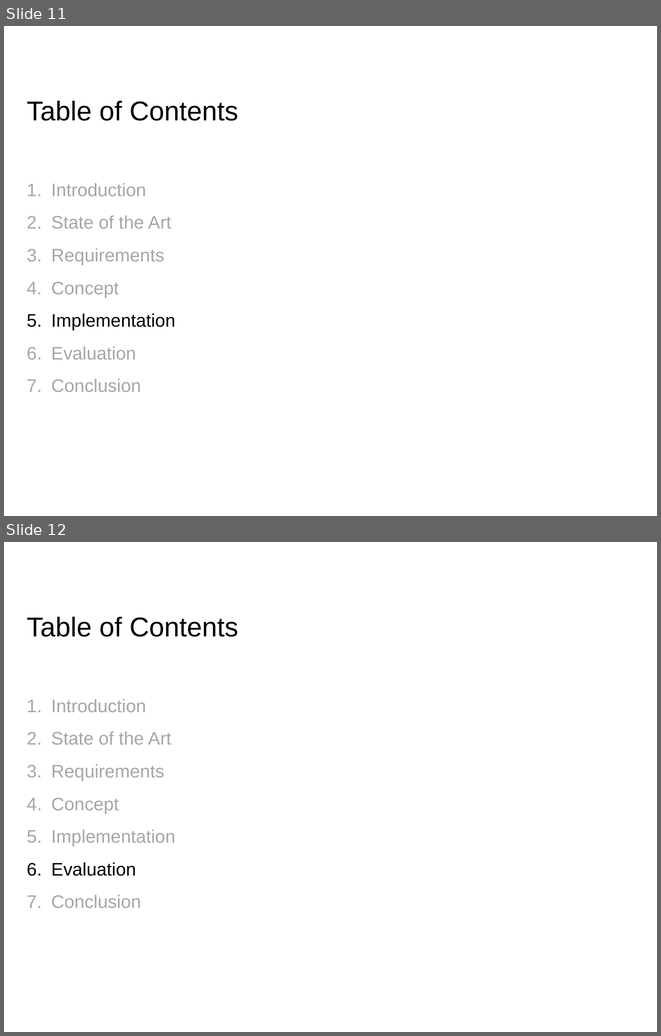
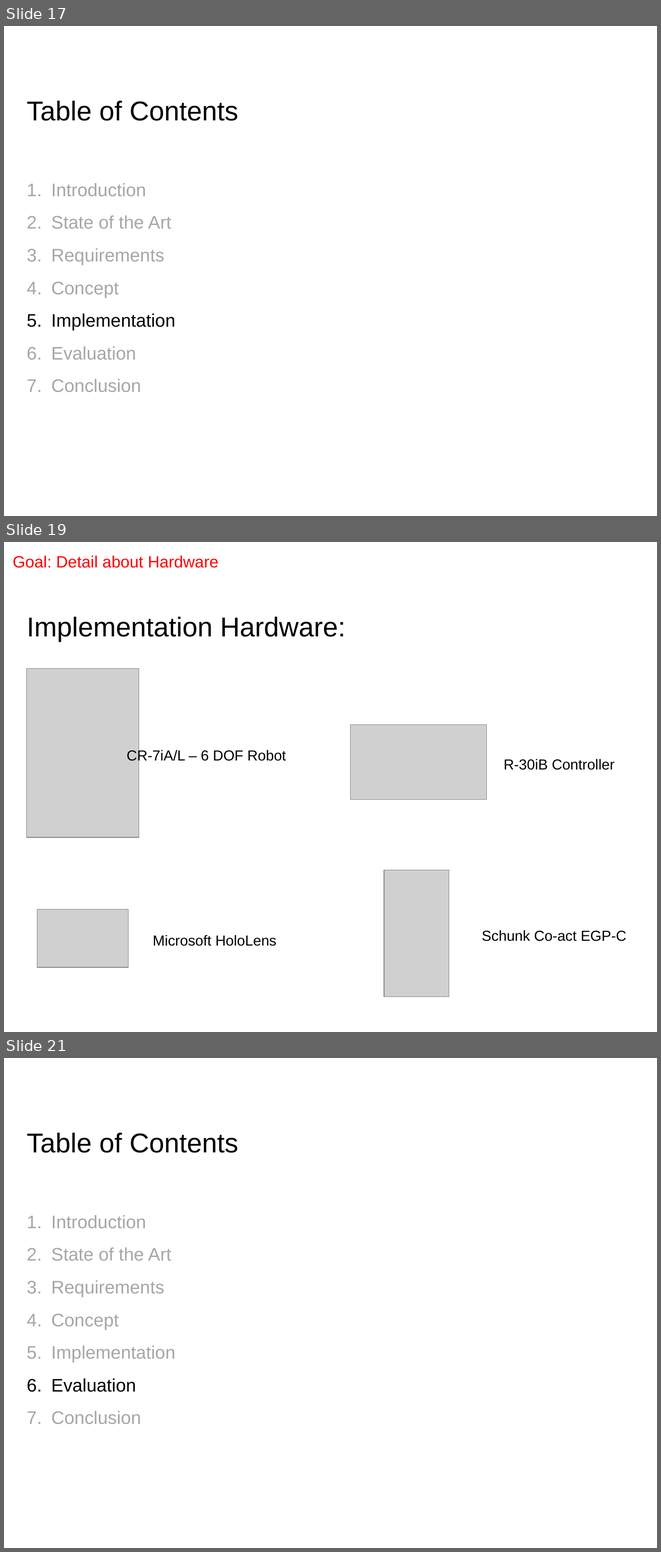
Before and after one commit to EricVoll/PARRHI, a slide deck: 05_Presentation/PARRHIPresentationv2.pptx. Shown one above the other, each under a label of ours: slides 11 and 12 before the commit, slides 17, 19 and 21 after it; the slides between them are not shown. The pictures are 661x1036 and 661x1552 pixels, drawn with LibreOffice and Linux fonts; fonts in the diff are those of the drawing; grey boxes stand for pictures; background and template pictures are left out. Boxes give left, top, right and bottom in pixels: in the first picture for what was removed or moved away, otherwise in the second. Text is boxed around its words. In the diff, an @@ line names an element or a change of style, - is before the commit and + after.

```diff
--- a/05_Presentation/PARRHIPresentationv2.pptx
+++ b/05_Presentation/PARRHIPresentationv2.pptx
@@ slide 19 added at [4,542,657,1032], background #FFFFFF @@
@@ text added at [12,555,218,568], 18 pt, text #FF0000 @@
+Goal: Detail about Hardware
@@ title added at [27,616,346,642], 30 pt, text #000000 @@
+Implementation Hardware:
@@ picture added at [26,669,139,838] @@
@@ picture added at [351,725,486,800] @@
@@ text added at [126,749,286,764], 16 pt, text #000000 @@
+CR-7iA/L – 6 DOF Robot
@@ text added at [504,759,615,770], 16 pt, text #000000 @@
+R-30iB Controller
@@ picture added at [384,870,449,996] @@
@@ picture added at [37,909,128,967] @@
@@ text added at [153,935,276,946], 16 pt, text #000000 @@
+Microsoft HoloLens
@@ text added at [482,930,626,941], 16 pt, text #000000 @@
+Schunk Co-act EGP-C
@@ what was slide 11 is now slide 17 @@
@@ what was slide 12 is now slide 21 @@
```
Also in this commit, not shown: 4 slides changed, 11 other slides added, 1 slide removed, 11 other files.
